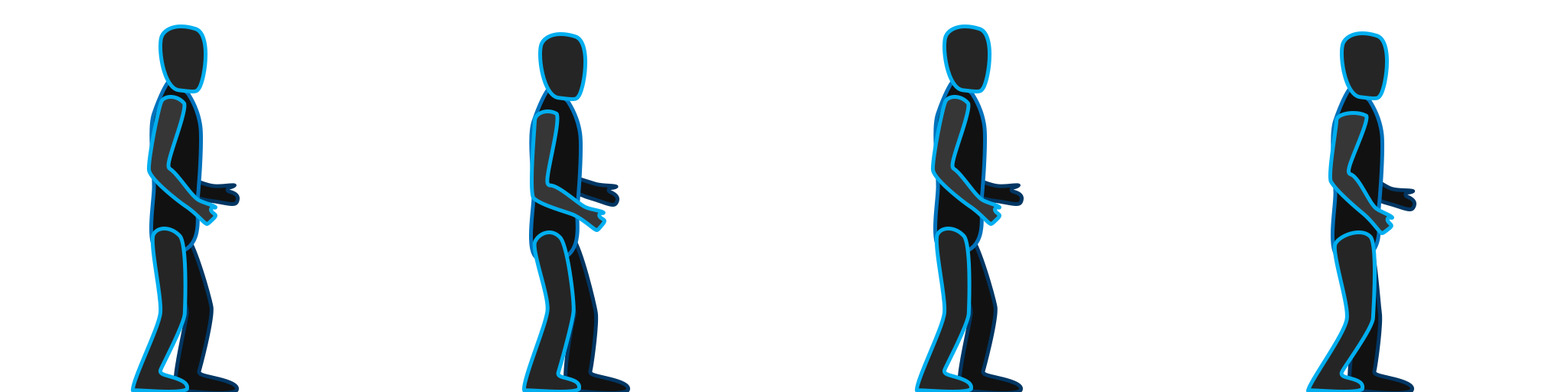
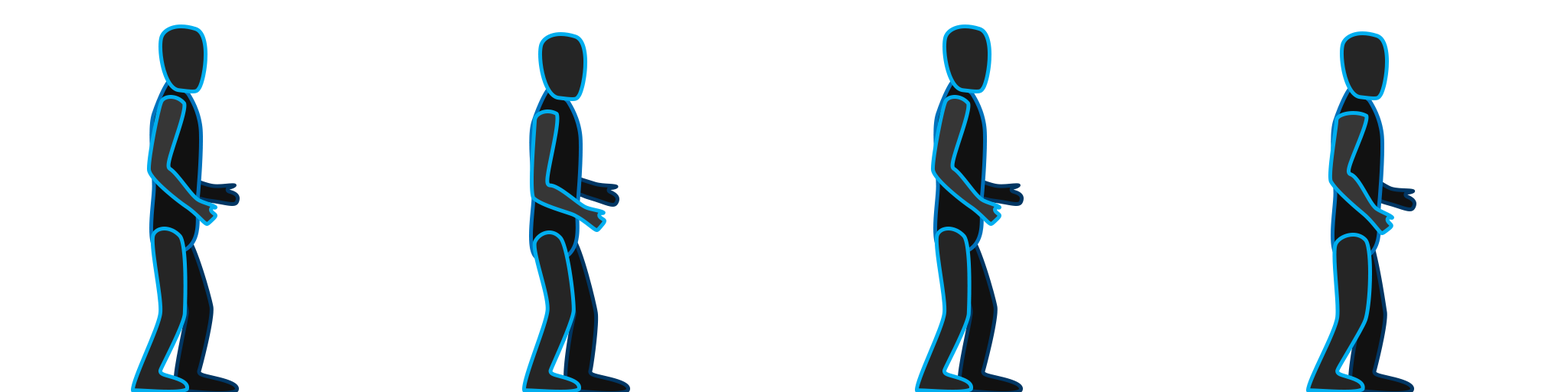
Comparing the layer stacks of the two 1568×392 images. Changes:
painted on "LegR" (1st of 4, in "Frame 1 copy 3") over box(1306, 230, 1377, 392)
painted on "Torso" (1st of 4, in "Frame 1 copy 3") over box(1372, 235, 1380, 255)
painted on "LegL" (1st of 4, in "Frame 1 copy 3") over box(1334, 230, 1408, 392)
painted on "ArmR" (2nd of 4, in "Frame 1 copy 2") over box(941, 107, 946, 124)
painted on "Torso" (2nd of 4, in "Frame 1 copy 2") over box(974, 234, 983, 249)
painted on "ArmL" (2nd of 4, in "Frame 1 copy 2") over box(941, 107, 946, 124)
painted on "LegR" (3rd of 4, in "Frame 1 copy") over box(525, 230, 582, 392)
painted on "Torso" (3rd of 4, in "Frame 1 copy") over box(535, 163, 579, 256)
painted on "LegL" (3rd of 4, in "Frame 1 copy") over box(548, 267, 576, 356)
painted on "Torso" (4th of 4, in "Frame 1") over box(197, 193, 201, 236)
